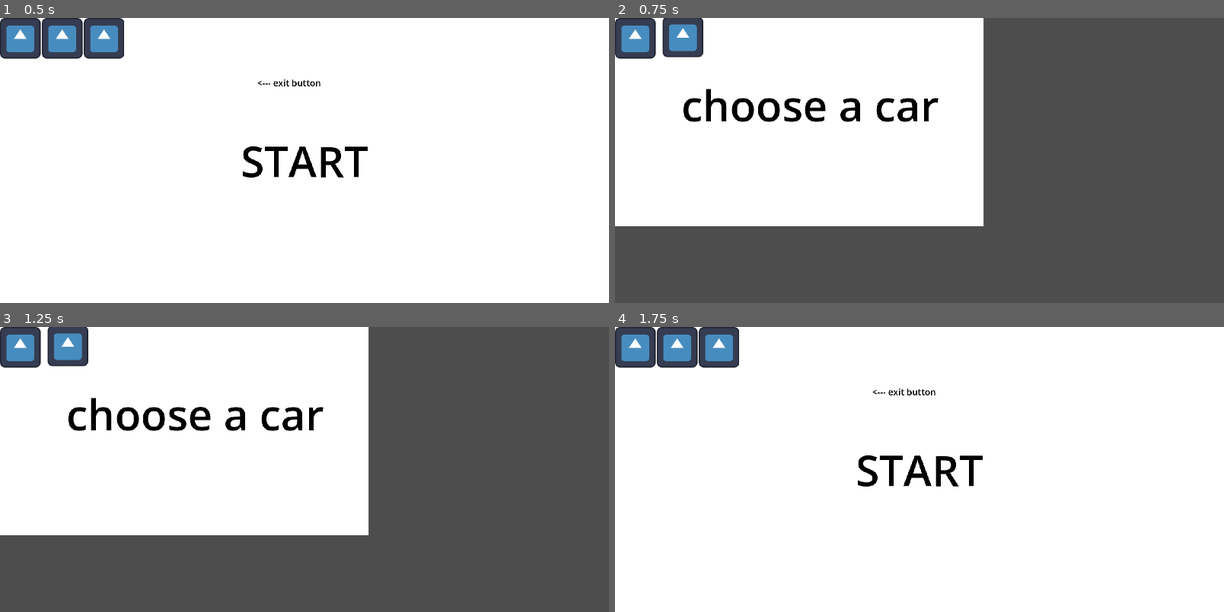
Above: before the commit, frames 1-4 (two rows, left to right).
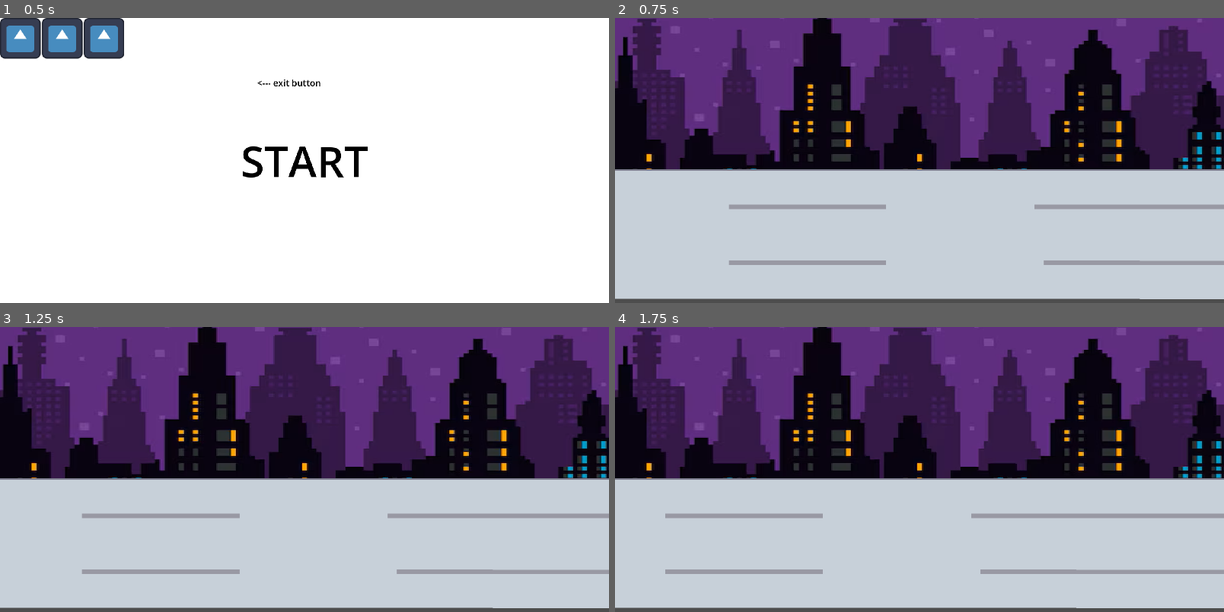
Above: after the commit, the same moments.

Repository: Fabian-Rodz/TinyGameJam
Game: Godot game, scene res://Scenes/start_screen.tscn
The game is run twice, just before and just after one commit, with the same random seed, the same clock (stepped at 60 frames per second) and the same inputs. The engine's default icon, where the game draws it, is replaced by a stand-in: a white triangle on a blue panel in a dark square.
Inputs (mouse positions are in pixels of both pictures, inside the frame that each line leads up to):
- Up to frame 1 (0.5 s): no input
- Up to frame 2 (0.75 s): click (633, 86) at 0.5 s
- Up to frame 3 (1.25 s): no input
- Up to frame 4 (1.75 s): click (633, 346) at 1.27 s

Frame 1 is identical in both runs. In frame 2, 98% of the frame differs, in the area x 0-100%, y 0-99%; in frame 3, 98%; in frame 4, 100%, in the area x 0-100%, y 0-100%.

Commit message:
changed food size

Diff:
--- a/Scenes/food.gd
+++ b/Scenes/food.gd
@@ -1,6 +1,6 @@
 extends Area2D
 
-
+@export var speed: float = 300.0
 # Called when the node enters the scene tree for the first time.
 func _ready() -> void:
 	var food_types = Array($AnimatedSprite2D.sprite_frames.get_animation_names())
@@ -10,7 +10,10 @@
 
 # Called every frame. 'delta' is the elapsed time since the previous frame.
 func _process(delta: float) -> void:
-	pass
+	position.x -= speed * delta
+
+	if global_position.x < -500:
+		queue_free()
 	#queue_free()
 
 func _on_visible_on_screen_notifier_2d_screen_exited():
--- a/Scenes/food.tscn
+++ b/Scenes/food.tscn
@@ -58,6 +58,7 @@
 radius = 34.234486
 
 [node name="Food" type="Area2D" unique_id=1290458680]
+scale = Vector2(4.34, 4.34)
 script = ExtResource("1_fhto3")
 
 [node name="AnimatedSprite2D" type="AnimatedSprite2D" parent="." unique_id=206557578]
--- a/Scenes/obstacle_manager.gd
+++ b/Scenes/obstacle_manager.gd
@@ -1,5 +1,5 @@
 extends Node2D
-
+@export var food_scene: PackedScene
 @export var obstacle_scene: PackedScene
 @export var spawn_offset: Vector2 = Vector2(900, 40)
 @export var min_spawn_time: float = 2.5
@@ -32,6 +32,31 @@
 
 	obstacle.global_position = lane.global_position + spawn_offset
 	get_tree().current_scene.add_child(obstacle)
+	spawn_food(lane)
 
+func spawn_food(used_lane) -> void:
+	print("spawn_food called")
+	print("food_scene inside spawn_food:", food_scene)
+
+	if food_scene == null:
+		print("Food scene not assigned!")
+		return
+
+	if spawn_points.is_empty():
+		print("No spawn points found!")
+		return
+
+	var available_lanes = spawn_points.duplicate()
+	available_lanes.erase(used_lane)
+
+	if available_lanes.is_empty():
+		print("No free lane for food!")
+		return
+
+	var food = food_scene.instantiate()
+	var lane = available_lanes.pick_random()
+
+	food.global_position = lane.global_position + spawn_offset
+	get_tree().current_scene.add_child(food)
 func _set_next_spawn_time() -> void:
 	timer.wait_time = randf_range(min_spawn_time, max_spawn_time)
--- a/Scenes/road.tscn
+++ b/Scenes/road.tscn
@@ -1,10 +1,11 @@
-[gd_scene format=3 uid="uid://cg22jfvx85wbe"]
+[gd_scene format=3 uid="uid://dprkhikxq3b5i"]
 
 [ext_resource type="Texture2D" uid="uid://dvsjwflv44w0y" path="res://Assets/road_related/Road.png" id="1_s5bdx"]
-[ext_resource type="Script" uid="uid://ch6khanql84nr" path="res://Scenes/road.gd" id="1_w872l"]
-[ext_resource type="Script" uid="uid://dirbjenb5xf3" path="res://Scenes/obstacle_manager.gd" id="1_wtjdh"]
+[ext_resource type="Script" uid="uid://b25o7tau046ak" path="res://Scenes/road.gd" id="1_w872l"]
+[ext_resource type="Script" uid="uid://dwyxsejm2mrdm" path="res://Scenes/obstacle_manager.gd" id="1_wtjdh"]
 [ext_resource type="Texture2D" uid="uid://c8wvr04yct5tr" path="res://Assets/road_related/backgorundnightcity.png" id="2_80q1u"]
-[ext_resource type="PackedScene" uid="uid://delia547kmgie" path="res://Scenes/node_2d.tscn" id="3_w872l"]
+[ext_resource type="PackedScene" path="res://Scenes/node_2d.tscn" id="3_w872l"]
+[ext_resource type="PackedScene" uid="uid://ino27gljdou8" path="res://Scenes/food.tscn" id="5_onwkh"]
 [ext_resource type="AudioStream" uid="uid://f0ikwducd4xj" path="res://Assets/road_related/viacheslavstarostin-action-drive-racing-music-429957.mp3" id="6_onwkh"]
 
 [node name="Road" type="Node2D" unique_id=171144305]
@@ -42,6 +43,7 @@
 
 [node name="ObstacleManager" type="Node2D" parent="." unique_id=1750987065]
 script = ExtResource("1_wtjdh")
+food_scene = ExtResource("5_onwkh")
 obstacle_scene = ExtResource("3_w872l")
 
 [node name="Timer" type="Timer" parent="ObstacleManager" unique_id=1548657478]
--- a/Scenes/start_screen.gd
+++ b/Scenes/start_screen.gd
@@ -12,7 +12,7 @@
 
 
 func _on_start_pressed() -> void:
-		get_tree().change_scene_to_file("res://Scenes/choose_a_car.tscn")
+		get_tree().change_scene_to_file("res://Scenes/road.tscn")
 
 
 func _on_how_to_play_pressed() -> void:
Not shown: 1 places in Scenes/food.tscn that only renumber resources
Not shown: 1 places in car_test.tscn that only renumber resources
